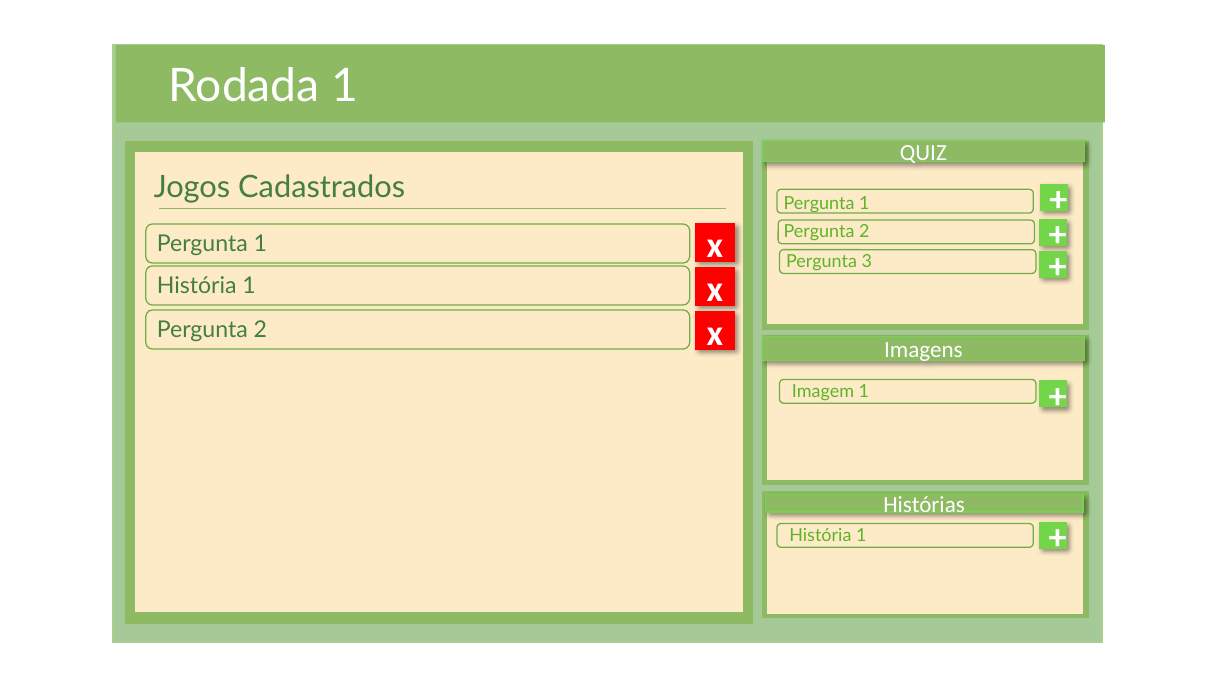
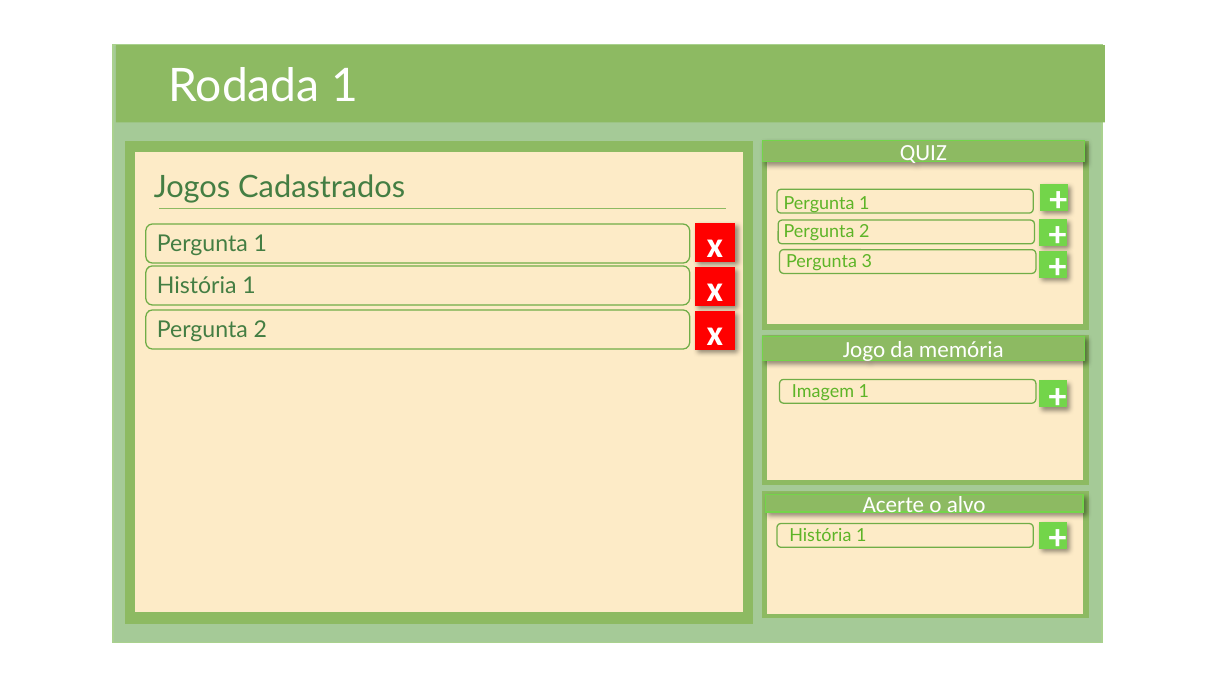
Before and after one commit to NathanReis/FTT-Recicla, a slide deck: slide 25 of DocumentacaoProjeto/Protótipo_Visual.pptx (slide 13 before the commit). Drawn at 1232x693 pixels with LibreOffice and Linux fonts; fonts in the diff are those of the drawing. Boxes give left, top, right and bottom in pixels: in the first picture for what was removed or moved away, otherwise in the second. Text is boxed around its words. In the diff, an @@ line names an element or a change of style, - is before the commit and + after.

```diff
--- a/DocumentacaoProjeto/Protótipo_Visual.pptx
+++ b/DocumentacaoProjeto/Protótipo_Visual.pptx
@@ text in rectangle at box(843, 341, 1004, 364): text changed @@
-Imagens
+Jogo da memória
@@ text in rectangle at box(863, 496, 986, 518): text changed @@
-Histórias
+Acerte o alvo
```
Also in this commit, not shown: 2 other slides changed, 19 slides added, 1 other file.
